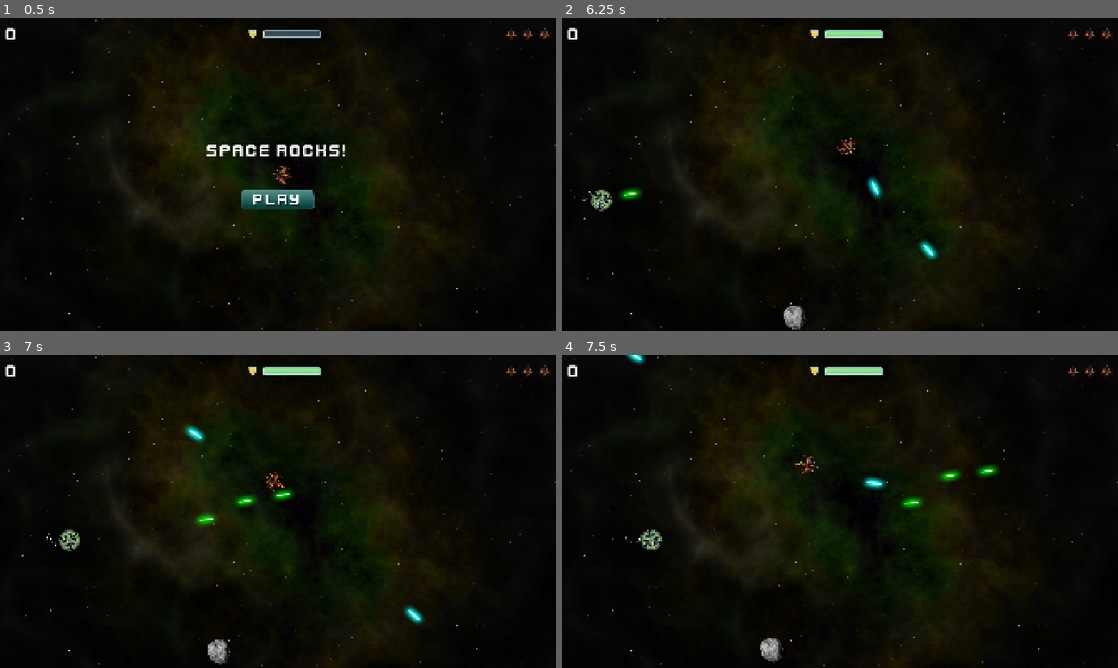
Above: before the commit, frames 1-4 (two rows, left to right).
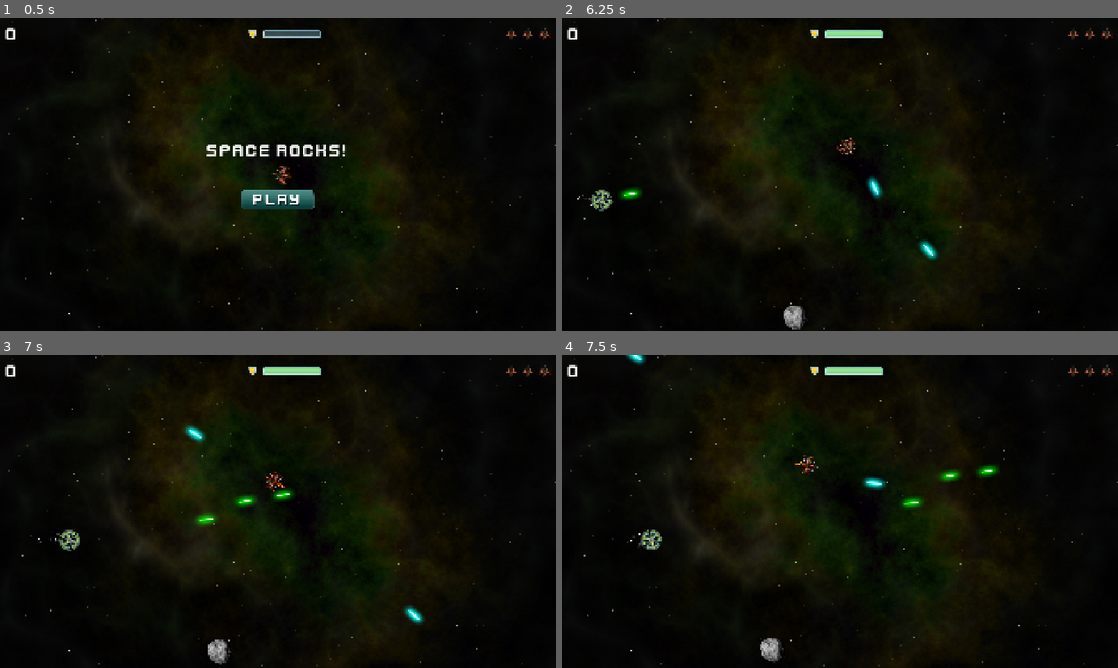
Above: after the commit, the same moments.

Repository: Caique-BR/space-rocks
Game: Godot game, scene res://main/main.tscn
Two runs of this game, one before a commit and one after it. Both use one fixed random seed, a clock stepped at 60 frames per second and the inputs below.
Inputs (mouse positions are in pixels of both pictures, inside the frame that each line leads up to):
- Up to frame 1 (0.5 s): no input
- Up to frame 2 (6.25 s): click (840, 199) at 0.5 s; move the mouse to (962, 158) at 1.27 s; hold W (thrust) 1.28-2.03 s; hold Space (shoot) 1.28-2.03 s; move the mouse to (728, 190) at 2.02 s; tap Space (shoot) at 2.1, 3.6, 5.1 s; move the mouse to (895, 105) at 2.77 s; hold Space (shoot) 2.78-3.53 s; hold W (thrust) 2.78-4.28 s; move the mouse to (812, 237) at 3.52 s; move the mouse to (1006, 221) at 4.27 s; hold Space (shoot) 4.28-5.03 s; move the mouse to (673, 127) at 5.02 s; move the mouse to (867, 174) at 5.77 s; hold Space (shoot) from 5.78 s (still down)
- Up to frame 3 (7 s): move the mouse to (194, 433) at 6.52 s; release Space (shoot) at 6.53 s; hold W (thrust) from 6.53 s (still down); tap Space (shoot) at 6.6 s
- Up to frame 4 (7.5 s): keep holding W (thrust); move the mouse to (962, 495) at 7.27 s; hold Space (shoot) from 7.28 s (still down)

Frame 1 is identical in both runs. In frame 2, less than 0.1% of the frame differs, in the area x 1-52%, y 38-60%; in frame 3, less than 0.1%; in frame 4, less than 0.1%, in the area x 9-44%, y 32-62%.

Commit message:
idk what changed

Diff:
--- a/player/player.gd
+++ b/player/player.gd
@@ -103,13 +103,13 @@
 	state = new_state
 
 func get_input(): # reads the player input and applies it to the ship
-	$Exhaust.emitting = false
+	$RearExhaust.emitting = false
 	thrust = Vector2.ZERO
 
 	if state in [DEAD, INIT]: return
 
 	if Input.is_action_pressed("thrust"):
-		$Exhaust.emitting = true
+		$RearExhaust.emitting = true
 		thrust = transform.x * engine_power
 		if not $EngineSound.playing: $EngineSound.play()
 	else: $EngineSound.stop()
--- a/player/player.tscn
+++ b/player/player.tscn
@@ -15,6 +15,14 @@
 offsets = PackedFloat32Array(0, 0.696)
 colors = PackedColorArray(1, 0.8, 0.14901961, 1, 0.8627451, 0.1254902, 0.08235294, 1)
 
+[sub_resource type="Curve" id="Curve_boad6"]
+_data = [Vector2(0.061594196, 0.66866577), 0.0, 0.0, 0, 0, Vector2(1, 0.14242887), 0.0, 0.0, 0, 0]
+point_count = 2
+
+[sub_resource type="Gradient" id="Gradient_rgyib"]
+offsets = PackedFloat32Array(0, 0.64, 0.992)
+colors = PackedColorArray(1, 1, 1, 1, 0.49411765, 0.49411765, 0.49411765, 1, 0.61960787, 0.61960787, 0.61960787, 1)
+
 [sub_resource type="CircleShape2D" id="CircleShape2D_onrkg"]
 radius = 34.0
 
@@ -26,7 +34,7 @@
 script = ExtResource("1_rkbax")
 bullet_scente = ExtResource("2_yw30f")
 
-[node name="Exhaust" type="CPUParticles2D" parent="." unique_id=1080729462]
+[node name="RearExhaust" type="CPUParticles2D" parent="." unique_id=1080729462]
 show_behind_parent = true
 position = Vector2(-26, 0)
 rotation = -3.1415925
@@ -41,6 +49,44 @@
 scale_amount_max = 8.0
 scale_amount_curve = SubResource("Curve_g6k8r")
 color_ramp = SubResource("Gradient_boad6")
+
+[node name="AirExhaustLeft" type="CPUParticles2D" parent="." unique_id=967758001]
+process_mode = 1
+texture_filter = 1
+position = Vector2(-20, -12)
+amount = 200
+lifetime = 0.060000000000000005
+speed_scale = 0.08
+local_coords = true
+emission_shape = 6
+emission_ring_inner_radius = 0.8
+emission_ring_radius = 1.0
+direction = Vector2(0, -100)
+spread = 0.0
+gravity = Vector2(0, 0)
+initial_velocity_max = 300.0
+scale_amount_curve = SubResource("Curve_boad6")
+color = Color(0.7581918, 0.7581918, 0.7581917, 1)
+color_ramp = SubResource("Gradient_rgyib")
+
+[node name="AirExhaustRight" type="CPUParticles2D" parent="." unique_id=627505569]
+process_mode = 1
+texture_filter = 1
+position = Vector2(-20, 12)
+amount = 200
+lifetime = 0.060000000000000005
+speed_scale = 0.08
+local_coords = true
+emission_shape = 6
+emission_ring_inner_radius = 0.8
+emission_ring_radius = 1.0
+direction = Vector2(0, 100)
+spread = 0.0
+gravity = Vector2(0, 0)
+initial_velocity_max = 300.0
+scale_amount_curve = SubResource("Curve_boad6")
+color = Color(0.7581918, 0.7581918, 0.7581917, 1)
+color_ramp = SubResource("Gradient_rgyib")
 
 [node name="CollisionShape2D" type="CollisionShape2D" parent="." unique_id=1416899759]
 visible = false
--- a/project.godot
+++ b/project.godot
@@ -42,6 +42,7 @@
 "deadzone": 0.2,
 "events": [Object(InputEventJoypadMotion,"resource_local_to_scene":false,"resource_name":"","device":-1,"axis":1,"axis_value":-1.0,"script":null)
 , Object(InputEventKey,"resource_local_to_scene":false,"resource_name":"","device":-1,"window_id":0,"alt_pressed":false …(183 unchanged characters)…
+, Object(InputEventMouseButton,"resource_local_to_scene":false,"resource_name":"","device":-1,"window_id":0,"alt_pressed":false,"shift_pressed":false,"ctrl_pressed":false,"meta_pressed":false,"button_mask":0,"position":Vector2(0, 0),"global_position":Vector2(0, 0),"factor":1.0,"button_index":2,"canceled":false,"pressed":false,"double_click":false,"script":null)
 ]
 }
 shoot={
Not shown, changed: dev_notes.md
